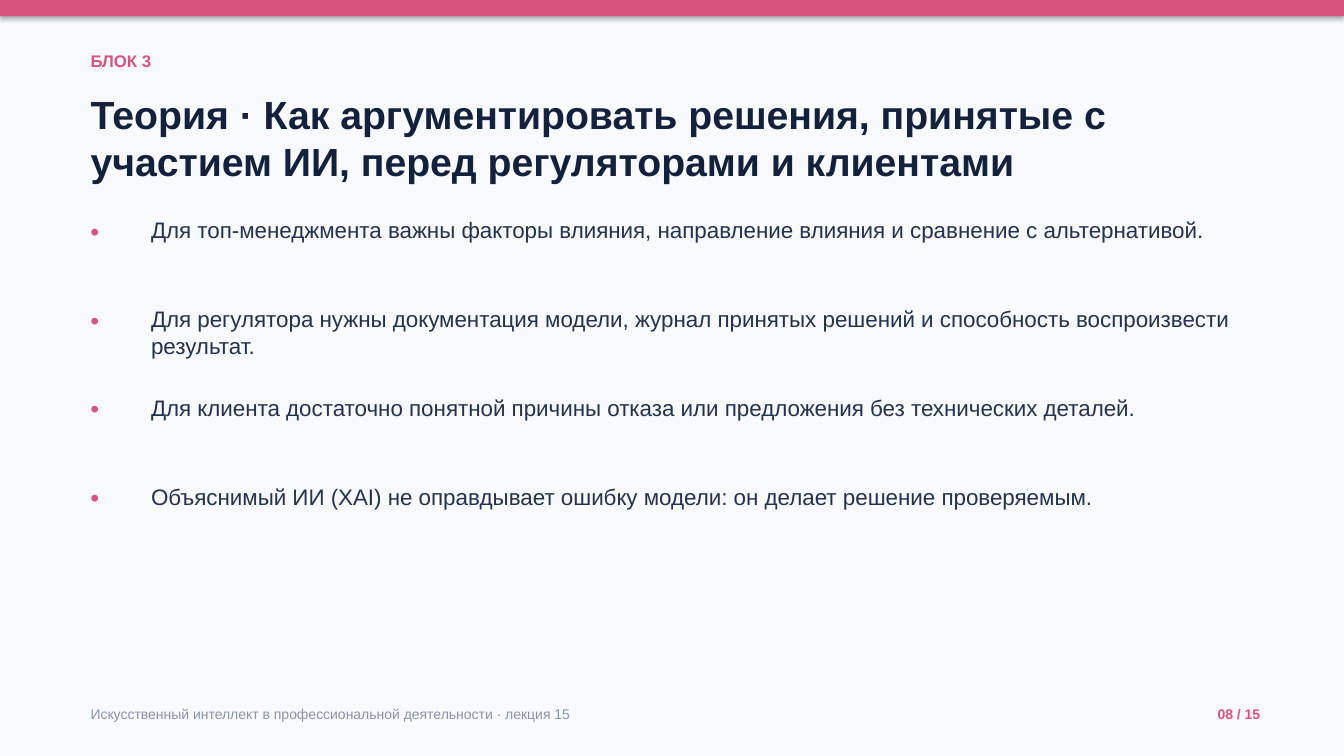
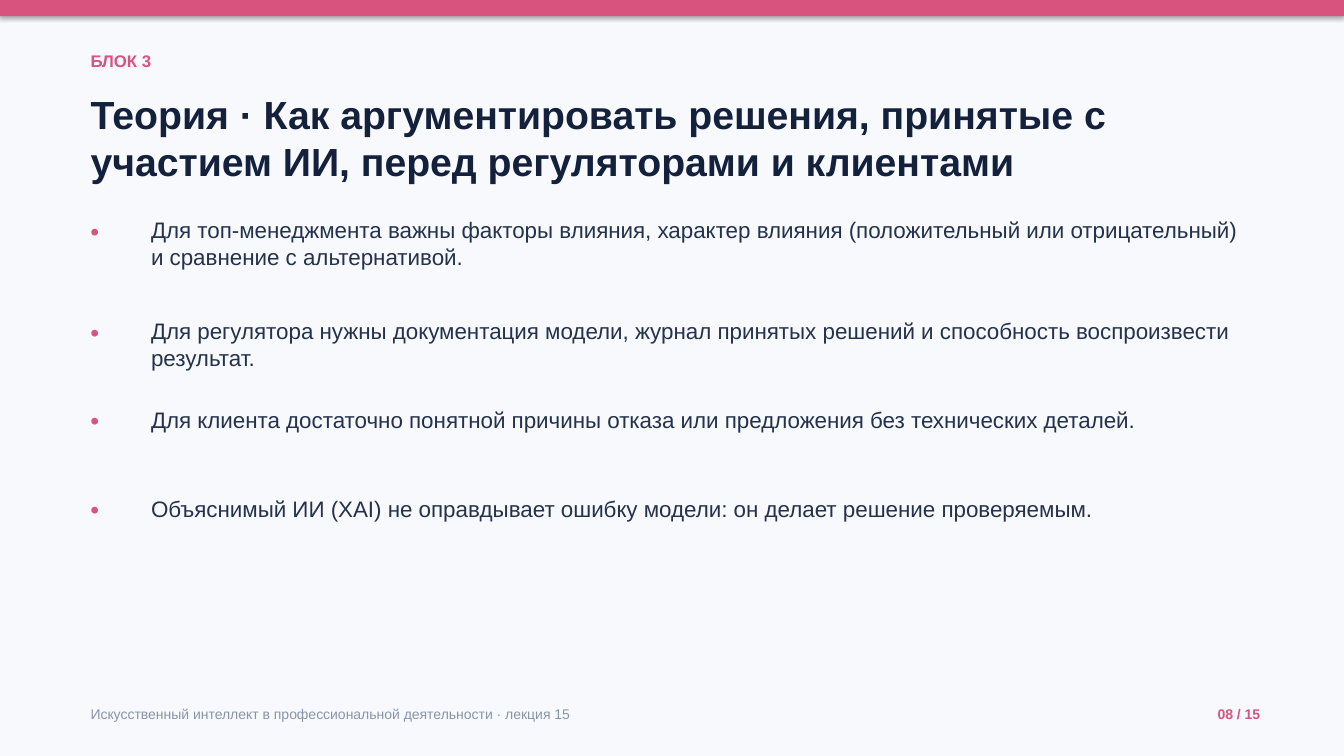
Before and after one commit to ketty3/ketty3.github.io, a slide deck: slide 8 of presentations/lecture-15.pptx. Drawn at 1344x756 pixels with LibreOffice and Linux fonts; fonts in the diff are those of the drawing. Boxes give left, top, right and bottom in pixels: in the first picture for what was removed or moved away, otherwise in the second. Text is boxed around its words. In the diff, an @@ line names an element or a change of style, - is before the commit and + after.

```diff
--- a/presentations/lecture-15.pptx
+++ b/presentations/lecture-15.pptx
@@ text at [151, 221, 1237, 270]: text changed @@
-Для топ-менеджмента важны факторы влияния, направление влияния и сравнение с альтернативой.
+Для топ-менеджмента важны факторы влияния, характер влияния (положительный или отрицательный) и сравнение с альтернативой.
@@ text "•": place and size @@
-text "•" at [81, 300, 141, 351]
+text "•" at [81, 313, 141, 363]
@@ text "Для регулятора нужны документация модели, ...": place and size @@
-text "Для регулятора нужны документация модели, ..." at [151, 310, 1229, 359]
+text "Для регулятора нужны документация модели, ..." at [151, 322, 1229, 371]
@@ 4 texts: place and size @@
-4 texts at [81, 389, 1135, 528]
+4 texts at [81, 401, 1135, 540]
```
Also in this commit, not shown: 44 other files.
